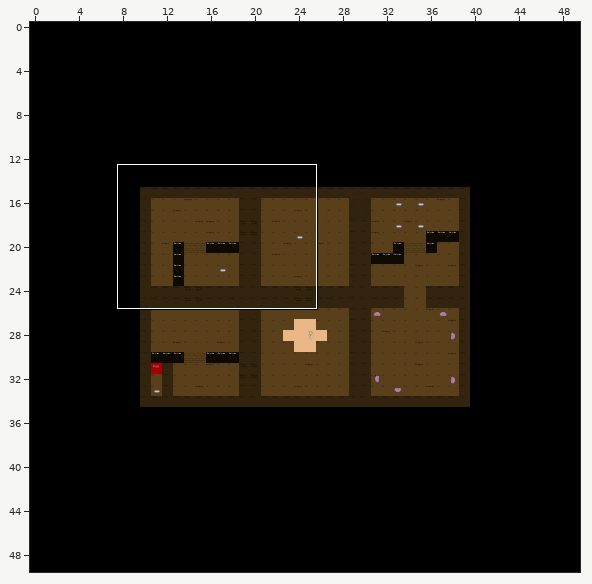
One commit to this Tiled map: zeldaTiled/Donjon/donjonCarteTiled.tmx. The first picture is a wide view before the edit; the outline marks the close-up.
Close-up. First the earlier version:
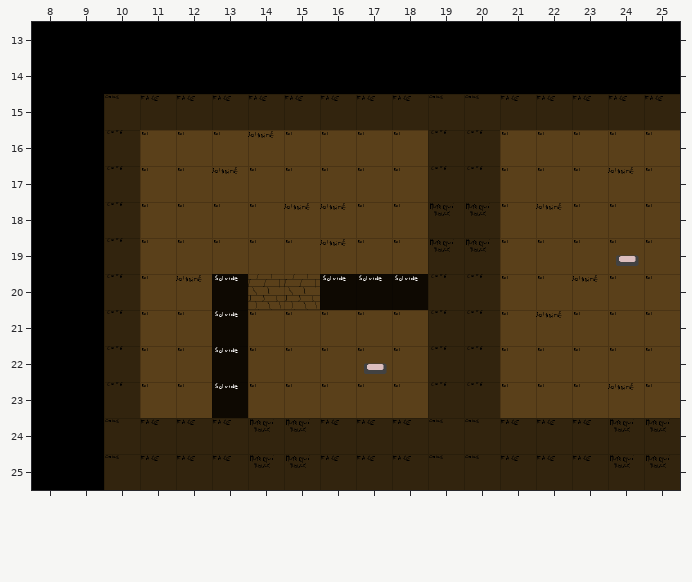
Cells are 64x64 px. Shown: x 8..25, y 13..25. The commit also changed other parts of the map, which this record leaves out.
The result:
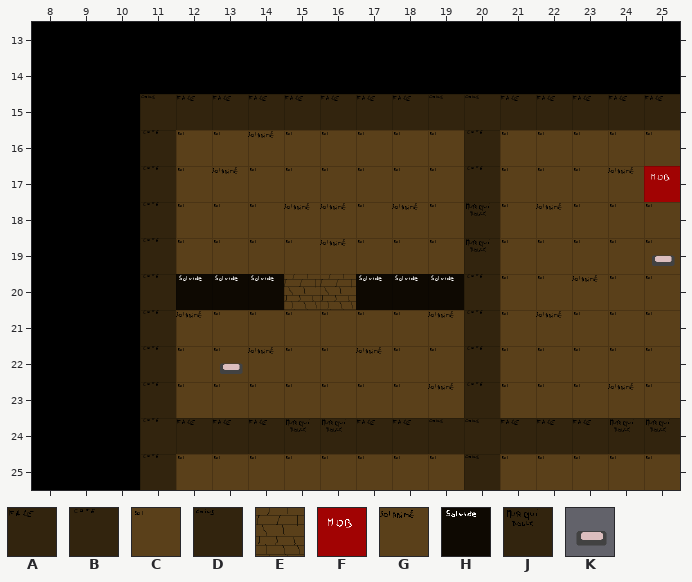
Key: from "tileset_donjon": A 0, B 1, C 14, D 15, E 16, F 18, G 28, H 29, J 30, K 31.
_ is an empty cell, # one hidden under a higher layer.
From old to new:
Layer "sol":
y 16: x 10 # -> _
y 18: x 18 C -> G
y 20: x 10 # -> _; x 12 G -> H; x 19 # -> H
y 21: x 12..13 CH -> GC; x 19 # -> G
y 22: x 13..14 HC -> CG; x 17 C -> G
y 23: x 10 # -> _; x 13 H -> C; x 19 # -> G
y 25: x 10 # -> _; x 19 _ -> C
Layer "boutons":
y 19: x 24..25 K_ -> _K
y 22: x 13 _ -> K; x 17 K -> _
Layer "pont1":
y 20: x 14 E -> _; x 16 _ -> E
Layer "mob":
y 17: x 25 _ -> F
Layer "murQuiBouge1":
y 25: x 24..25 JJ -> __
Layer "murQuiBouge2":
y 18..19: x 19 J -> _
Layer "murQuiBouge3":
y 24: x 14 J -> _; x 16 _ -> J
y 25: x 14..15 JJ -> __
Layer "murs":
y 15: x 10..11 DA -> _D
y 16..17: x 10..11 B_ -> _B; x 19 B -> _
y 18..19: x 10..11 B_ -> _B
y 20..23: x 10..11 B_ -> _B; x 19 B -> _
y 24: x 10..11 DA -> _B; x 14 _ -> A; x 16 A -> _
y 25: x 10..13 DAAA -> _B__; x 16..19 AAAD -> ____; x 21..23 AAA -> ___
